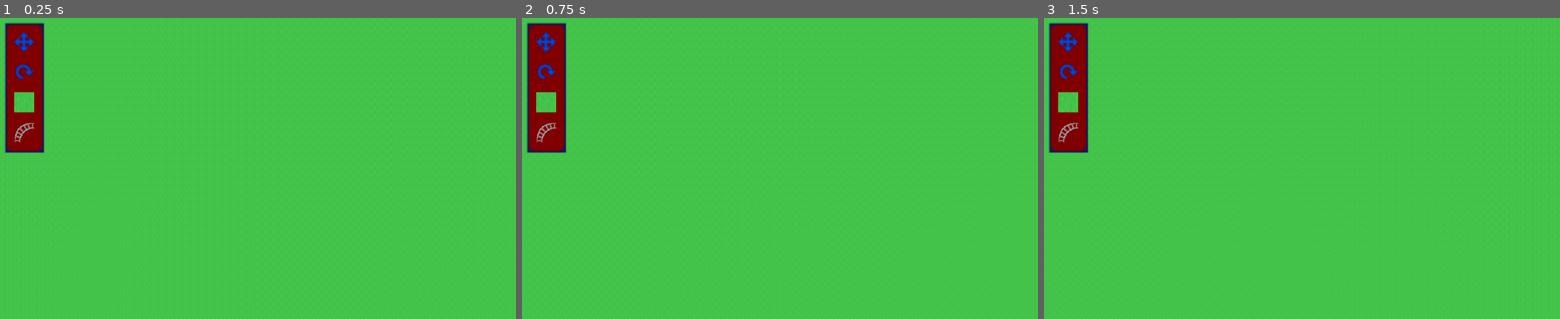
Above: before the commit, frames 1-3 (left to right).
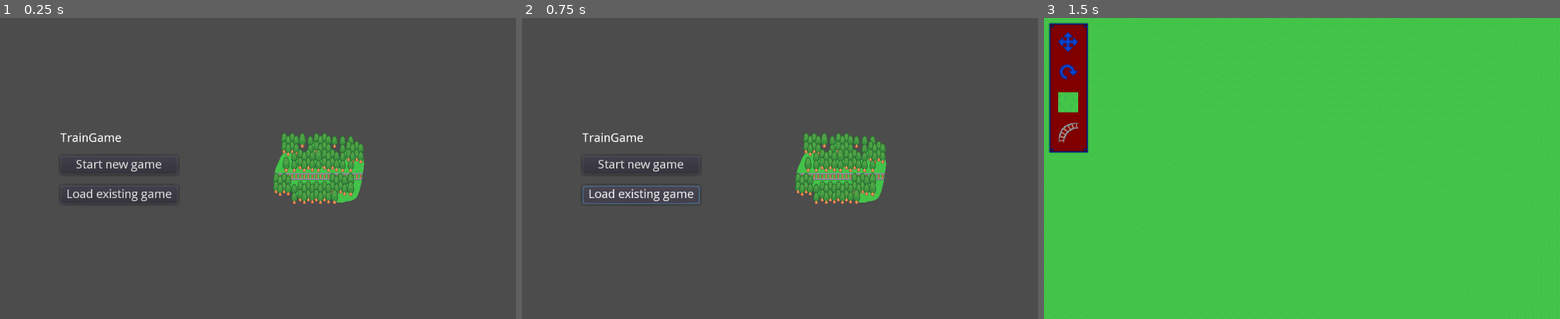
Above: after the commit, the same moments.

Repository: 2zqa/traingame
Game: Godot game, scene res://Scenes/TitleScreen.tscn
Same seed, same stepped clock (60 frames per second), same inputs: the game is played once before the commit and once after it. Before the commit the project starts from res://Scenes/GameScreen.tscn.
Inputs (mouse positions are in pixels of both pictures, inside the frame that each line leads up to):
- Up to frame 1 (0.25 s): no input
- Up to frame 2 (0.75 s): click (640, 195) at 0.5 s, where only the run after the commit has a clickable "Load existing game"
- Up to frame 3 (1.5 s): click (1162, 165) at 1.25 s, where only the run after the commit has a clickable "Start new game"

The runs differ from the first frame. In frame 1, 99% of the frame differs, in the area x 0-100%, y 0-100%; in frame 2, 99%; in frame 3, nothing differs.

Commit message:
Add basic title screen, add non-functional game saving code

Diff:
--- a/TrainGame-Godot/Scenes/ObjectsTileMap.gd
+++ b/TrainGame-Godot/Scenes/ObjectsTileMap.gd
@@ -19,16 +19,15 @@
     # Set a new tile
     self.set_cellv(tile_position, tile.get_texture_id())
 
-# Gets the tile at the given position
-func get_tile(tile_position: Vector2) -> ObjectTile:
-    var tile_x = tile_position.x
-    var tile_y = tile_position.y
-    var result = self._search_texture(tile_x, tile_y)
-    tile_x = result[0]
-    tile_y = result[1]
+
+# Gets the tile at the given position.
+func get_tile(tile_pos: Vector2) -> ObjectTile:
+    var result = self._search_texture(int(tile_pos.x), int(tile_pos.y))
     return result[2]
 
-func _get_tile_no_search(tile_x: int, tile_y: int) -> ObjectTile:
+
+# Gets the tile with the origin at the given position, without looking at the full object.
+func get_tile_no_search(tile_x: int, tile_y: int) -> ObjectTile:
     var texture_id = self.get_cell(tile_x, tile_y)
     return Global.Registry.get_object_tile_from_texture_id(texture_id)
 
@@ -37,7 +36,7 @@
 func _search_texture(tile_x: int, tile_y: int) -> Array:
     for dx in [1, 0, -1, -2]:
         for dy in [1, 0, -1, -2]:
-            var object_tile = _get_tile_no_search(tile_x + dx, tile_y + dy)
+            var object_tile = get_tile_no_search(tile_x + dx, tile_y + dy)
             if object_tile.equals(Global.Registry.OBJECT_EMPTY):
                 continue
 
@@ -45,6 +44,7 @@
                 continue  # Outside texture
             return [tile_x + dx, tile_y + dy, object_tile]
     return [tile_x, tile_y, Global.Registry.OBJECT_EMPTY]
+
 
 # Gets the tile coordinate from the given mouse event
 func mouse_event_to_tile_pos(mouse: InputEvent) -> Vector2:
--- /dev/null
+++ b/TrainGame-Godot/Scenes/TitleScreen.gd
@@ -0,0 +1,12 @@
+extends MarginContainer
+
+export(PackedScene) var gameScreen;
+
+
+# Called when the node enters the scene tree for the first time.
+func _ready():
+    pass # Replace with function body.
+
+
+func _on_StartButton_pressed():
+    get_tree().change_scene_to(gameScreen)
--- /dev/null
+++ b/TrainGame-Godot/Scenes/TitleScreen.tscn
@@ -0,0 +1,67 @@
+[gd_scene load_steps=4 format=2]
+
+[ext_resource path="res://Images/title_screen_illustration.png" type="Texture" id=1]
+[ext_resource path="res://Scenes/TitleScreen.gd" type="Script" id=2]
+[ext_resource path="res://Scenes/GameScreen.tscn" type="PackedScene" id=3]
+
+[node name="TitleScreen" type="MarginContainer"]
+anchor_right = 1.0
+anchor_bottom = 1.0
+custom_constants/margin_right = 120
+custom_constants/margin_top = 80
+custom_constants/margin_left = 120
+custom_constants/margin_bottom = 80
+script = ExtResource( 2 )
+__meta__ = {
+"_edit_use_anchors_": false
+}
+gameScreen = ExtResource( 3 )
+
+[node name="HBoxContainer" type="HBoxContainer" parent="."]
+margin_left = 120.0
+margin_top = 80.0
+margin_right = 904.0
+margin_bottom = 520.0
+
+[node name="CenterContainer2" type="CenterContainer" parent="HBoxContainer"]
+margin_right = 135.0
+margin_bottom = 440.0
+
+[node name="VBoxContainer" type="VBoxContainer" parent="HBoxContainer/CenterContainer2"]
+margin_top = 171.0
+margin_right = 135.0
+margin_bottom = 269.0
+size_flags_horizontal = 3
+custom_constants/separation = 22
+
+[node name="TitleLabel" type="Label" parent="HBoxContainer/CenterContainer2/VBoxContainer"]
+margin_right = 135.0
+margin_bottom = 14.0
+text = "TrainGame"
+
+[node name="StartButton" type="Button" parent="HBoxContainer/CenterContainer2/VBoxContainer"]
+margin_top = 36.0
+margin_right = 135.0
+margin_bottom = 56.0
+text = "Start new game"
+
+[node name="LoadButton" type="Button" parent="HBoxContainer/CenterContainer2/VBoxContainer"]
+margin_top = 78.0
+margin_right = 135.0
+margin_bottom = 98.0
+text = "Load existing game"
+
+[node name="CenterContainer" type="CenterContainer" parent="HBoxContainer"]
+margin_left = 139.0
+margin_right = 784.0
+margin_bottom = 440.0
+size_flags_horizontal = 3
+size_flags_vertical = 3
+
+[node name="TextureRect" type="TextureRect" parent="HBoxContainer/CenterContainer"]
+margin_left = 232.0
+margin_top = 149.0
+margin_right = 413.0
+margin_bottom = 291.0
+texture = ExtResource( 1 )
+[connection signal="pressed" from="HBoxContainer/CenterContainer2/VBoxContainer/StartButton" to="." method="_on_StartButton_pressed"]
--- /dev/null
+++ b/TrainGame-Godot/Scripts/FileIO.gd
@@ -0,0 +1,62 @@
+class_name FileIO
+
+# File format:
+# Array, mapping numeric ids to strings.
+# Rect2, the world size in tile coords.
+# PoolByteArray, ids of ground, rows first. The length of this array depends on the world size.
+# PoolIntArray, ids of objects, rows first. The length of this array depends on the world size.
+
+static func read(file_name: String) -> void:
+    pass
+
+# Writes all data of the level to the given file.
+static func write(file_name: String, save_area: Rect2, objects: ObjectsTileMap, ground: GroundTileMap) -> void:
+    var id_registry = _IdRegistry.new()
+
+    var object_ids = PoolIntArray()
+    var ground_ids = PoolByteArray()
+    var x = save_area.position.x
+    while x < save_area.end.x:
+        var y = save_area.position.y
+        while y < save_area.position.y:
+            var tile_pos = Vector2(x, y)
+            var object_tile = objects.get_tile_no_search(x, y)
+            var ground_tile = ground.get_tile(tile_pos)
+            var object_key = object_tile.name_id + "." + str(object_tile.rotation)
+            object_ids.append(id_registry.get_or_assign_id(object_key))
+            ground_ids.append(id_registry.get_or_assign_id(ground_tile.name_id))
+            y += 1
+        x += 1
+
+    # Write the file
+    var file = File.new()
+    file.open(file_name, File.WRITE)
+    file.store_var({
+        "registry": id_registry.get_id_to_key_array(),
+        "ground_ids": ground_ids,
+        "object_ids": object_ids
+    })
+    file.close()
+
+
+# Used to keep track of id <==> key mappings. Ids are auto-incremented ints, keys are strings.
+class _IdRegistry:
+    var _key_to_id: Dictionary
+    var _id_to_key: Array
+
+    func _init():
+        self._key_to_id = Dictionary()
+        self._id_to_key = Array()
+
+    # Gets the id of the given object, or assings an id if no id exists yet.
+    func get_or_assign_id(key: String) -> int:
+        var id = self._key_to_id.get(key)
+        if id == null:
+            id = self._id_to_key.size()
+            self._id_to_key.append(key)
+            self._key_to_id[key] = id
+        return id
+
+    # Gets the id -> key mapping.
+    func get_id_to_key_array() -> Array:
+        return self._id_to_key
--- a/TrainGame-Godot/Scripts/WorldPopulator.gd
+++ b/TrainGame-Godot/Scripts/WorldPopulator.gd
@@ -1,13 +1,14 @@
 class_name WorldPopulator
 
 
-const _TREE_AREA_WIDTH := 5
+const _TREE_AREA_WIDTH := 4
 
 # Fillls the world with grass and trees
 static func populate(world_rect: Rect2, objects: ObjectsTileMap, ground: GroundTileMap) -> void:
     var tree_offset = Vector2(_TREE_AREA_WIDTH, _TREE_AREA_WIDTH)
     var tree_rect = world_rect.grow(_TREE_AREA_WIDTH)
-    var grass_rect = world_rect.grow(2)
+    var no_tree_rect = world_rect.grow(2)
+    var grass_rect = world_rect.grow(4)
 
     # Add grass
     var tile_pos = Vector2(0, 0)
@@ -17,7 +18,7 @@
             var world_pos = tile_pos + world_rect.position - tree_offset
             if grass_rect.has_point(world_pos):
                 ground.set_tile(world_pos, Global.Registry.GRASS)
-            elif int(tile_pos.x) % 2 == 0 and int(tile_pos.y) % 2 == 0:
+            if not no_tree_rect.has_point(world_pos) and int(tile_pos.x) % 2 == 0 and int(tile_pos.y) % 2 == 0:
                 objects.set_tile(world_pos, Global.Registry.TREE_GROUP)
             tile_pos.y += 1
         tile_pos.x += 1
--- a/TrainGame-Godot/project.godot
+++ b/TrainGame-Godot/project.godot
@@ -9,6 +9,11 @@
 config_version=4
 
 _global_script_classes=[ {
+"base": "Reference",
+"class": "FileIO",
+"language": "GDScript",
+"path": "res://Scripts/FileIO.gd"
+}, {
 "base": "Reference",
 "class": "GroundTile",
 "language": "GDScript",
@@ -50,6 +55,7 @@
 "path": "res://Scripts/WorldPopulator.gd"
 } ]
 _global_script_class_icons={
+"FileIO": "",
 "GroundTile": "",
 "GroundTileMap": "",
 "InteractOption": "",
@@ -63,7 +69,7 @@
 [application]
 
 config/name="TrainGame"
-run/main_scene="res://Scenes/GameScreen.tscn"
+run/main_scene="res://Scenes/TitleScreen.tscn"
 config/icon="res://icon.png"
 
 [autoload]
@@ -74,6 +80,15 @@
 
 gdscript/warnings/shadowed_variable=false
 
+[display]
+
+window/dpi/allow_hidpi=true
+window/energy_saving/keep_screen_on=false
+
+[gui]
+
+theme/use_hidpi=true
+
 [input]
 
 game_place={
@@ -82,6 +97,10 @@
  ]
 }
 
+[input_devices]
+
+pointing/emulate_mouse_from_touch=false
+
 [rendering]
 
 quality/driver/driver_name="GLES2"
Binary file added: TrainGame-Godot/Images/title_screen_illustration.png
Not shown, added: TrainGame-Godot/Images/title_screen_illustration.png.import
